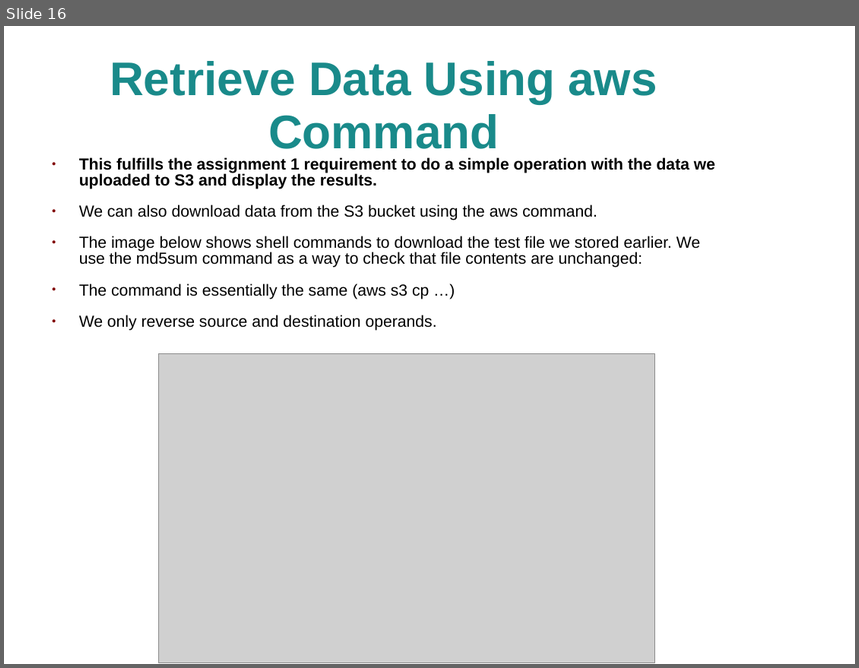
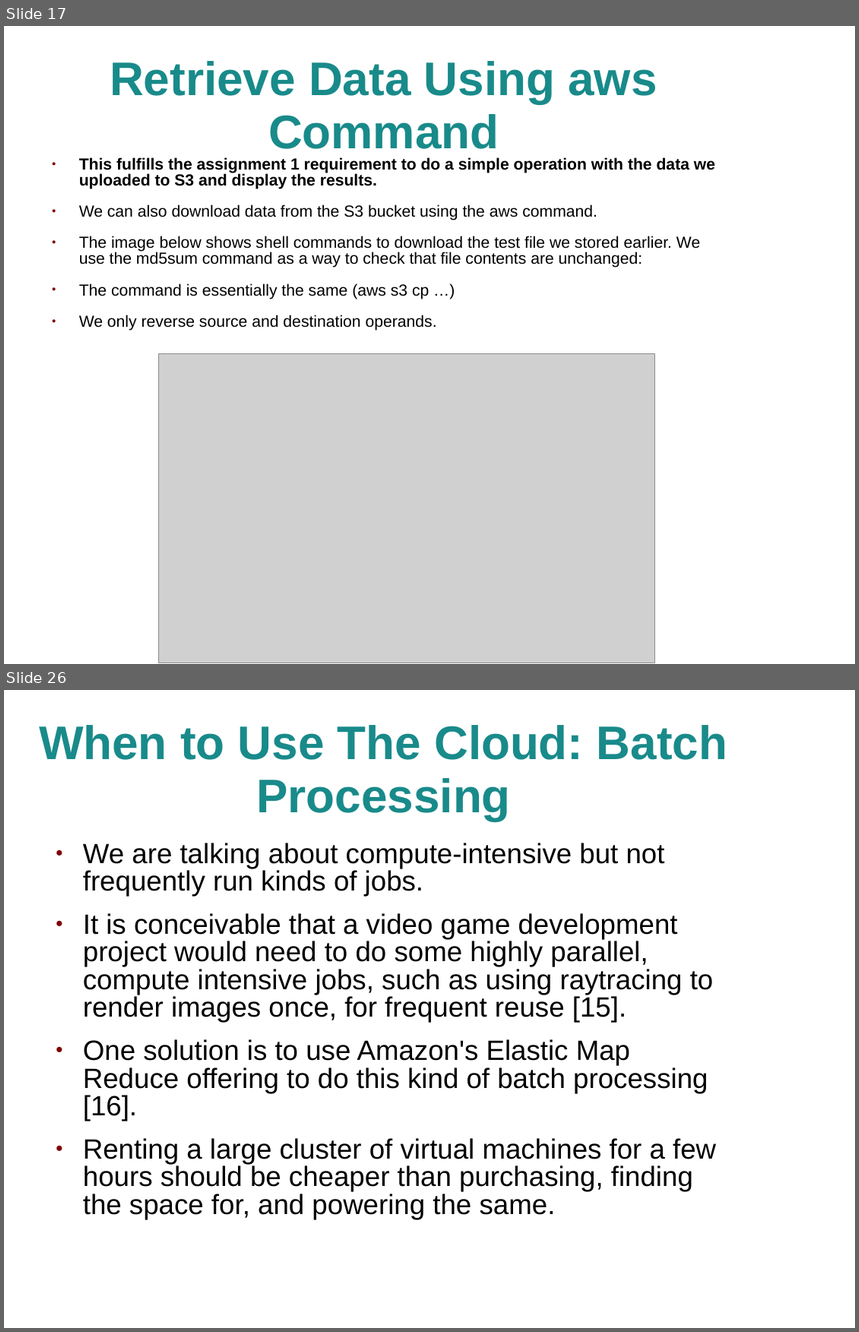
Before and after one commit to jhancock1975/cloud, a slide deck: assignment-1/assignment-1.ppt. Shown one above the other, each under a label of ours: slide 16 before the commit, slides 17 and 26 after it; the slides between them are not shown. The pictures are 859x668 and 859x1332 pixels, drawn with LibreOffice and Linux fonts; fonts in the diff are those of the drawing; grey boxes stand for pictures; background and template pictures are left out. Boxes give left, top, right and bottom in pixels: in the first picture for what was removed or moved away, otherwise in the second. Text is boxed around its words. In the diff, an @@ line names an element or a change of style, - is before the commit and + after.

```diff
--- a/assignment-1/assignment-1.ppt
+++ b/assignment-1/assignment-1.ppt
@@ slide 26 added at [4, 690, 855, 1328], background picture (left out) @@
@@ title added at [39, 725, 728, 821], 44 pt, text #198A8A, bold @@
+When to Use The Cloud: Batch Processing
@@ text added at [83, 843, 716, 1220], 26 pt, text #000000 @@
+● We are talking about compute-intensive but not frequently run kinds of jobs.
+● It is conceivable that a video game development project would need to do some highly parallel, compute intensive jobs, such as using raytracing to render images once, for frequent reuse [15].
+● One solution is to use Amazon's Elastic Map Reduce offering to do this kind of batch processing [16].
+● Renting a large cluster of virtual machines for a few hours should be cheaper than purchasing, finding the space for, and powering the same.
@@ what was slide 16 is now slide 17 @@
```
Also in this commit, not shown: 2 slides changed, 15 other slides added, 1 slide removed, 4 other files.
